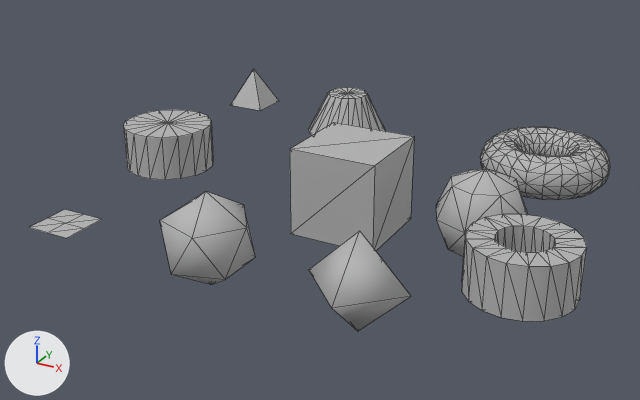
The glTF model samples/primitives/Primitives.glb: old version first, new version second.
Camera for both pictures: a 50 mm camera at (2.054, -4.112, 1.922) aimed at (-0.14, -0.122, -0.073). Lighting does not change. The marker at lower left points along +X, +Y and +Z. Mesh edges are drawn as thin lines. Where no turn or scale is listed for an object, it has been applied to the vertices. Vertices at the same position are counted once.

Before the edit, the objects in view are built like this:
```python
ob_box001 = bpy.data.objects.new('Box001', me_box001)
ob_box001.location = (0.0, 0.0, 0.0)
ob_cone001 = bpy.data.objects.new('Cone001', me_cone001)
ob_cone001.location = (-0.452, 0.814, 0.0)
ob_cylinder001 = bpy.data.objects.new('Cylinder001', me_cylinder001)
ob_cylinder001.location = (-1.098, -0.224, 0.0)
ob_icosasphere = bpy.data.objects.new('IcosaSphere', me_icosasphere)
ob_icosasphere.location = (-0.309, -0.949, 0.0)
ob_plane001 = bpy.data.objects.new('Plane001', me_plane001)
ob_plane001.location = (-1.051, -1.149, 0.0)
ob_pyramid001 = bpy.data.objects.new('Pyramid001', me_pyramid001)
ob_pyramid001.location = (-1.302, 1.023, 0.0)
ob_sphere001 = bpy.data.objects.new('Sphere001', me_sphere001)
ob_sphere001.location = (0.767, -0.026, 0.0)
ob_torus001 = bpy.data.objects.new('Torus001', me_torus001)
ob_torus001.location = (0.84, 0.879, 0.0)
ob_tube001 = bpy.data.objects.new('Tube001', me_tube001)
ob_tube001.location = (1.181, -0.715, 0.0)
# also in view: 'OctaSphere' at (0.53, -0.987, 0.0)
```
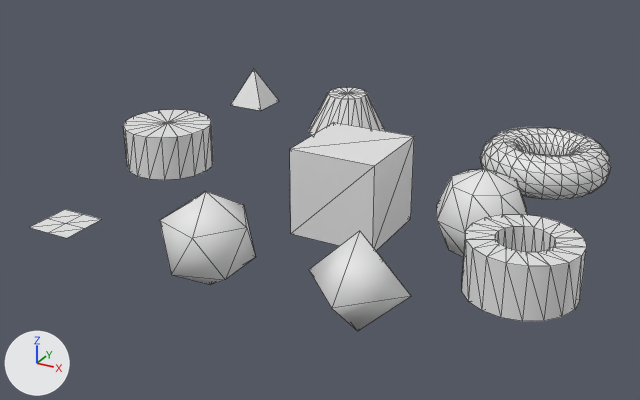
Where the newer file only moved an object's origin or applied its transform, the numbers keep the older frame.

Diff of the bpy script that builds the scene:
```diff
--- a/samples/primitives/Primitives.glb.py
+++ b/samples/primitives/Primitives.glb.py
@@ me_box001 @@
 me_box001.from_pydata(...)  # 8 vertices, 12 faces; spans x -0.254..0.254, y -0.254..0.254, z -0.254..0.254
+# me_box001 part 1: 12 faces spanning x -0.254..0.254, y -0.254..0.254, z -0.254..0.254 switch from mat_defaultmaterial (grey #bcbcbc) to no material
@@ me_sphere001 @@
 me_sphere001.from_pydata(...)  # 26 vertices, 48 faces; spans x -0.254..0.254, y -0.254..0.254, z -0.254..0.254
+# me_sphere001 part 2
+# 16 faces are deleted
+# 16 new faces join them
+# me_sphere001 part 3: 32 faces spanning x -0.254..0.254, y -0.254..0.254, z -0.254..0.254 switch from mat_defaultmaterial (grey #bcbcbc) to no material
@@ me_icosasphere @@
 me_icosasphere.from_pydata(...)  # 12 vertices, 20 faces; spans x -0.227..0.227, y -0.216..0.216, z -0.254..0.254
+# me_icosasphere part 4: 20 faces spanning x -0.227..0.227, y -0.216..0.216, z -0.254..0.254 switch from mat_defaultmaterial (grey #bcbcbc) to no material
@@ me_cylinder001 @@
 me_cylinder001.from_pydata(...)  # 38 vertices, 72 faces; spans x -0.254..0.254, y -0.25..0.25, z 0.0..0.254
+# me_cylinder001 part 5: 72 faces spanning x -0.254..0.254, y -0.25..0.25, z 0.0..0.254 switch from mat_defaultmaterial (grey #bcbcbc) to no material
@@ me_tube001 @@
 me_tube001.from_pydata(...)  # 72 vertices, 144 faces; spans x -0.25..0.25, y -0.254..0.254, z 0.0..0.254
+# me_tube001 part 6: 108 faces spanning x -0.25..0.25, y -0.254..0.254, z 0.0..0.254 switch from mat_defaultmaterial (grey #bcbcbc) to no material
@@ me_torus001 @@
 me_torus001.from_pydata(...)  # 288 vertices, 576 faces; spans x -0.381..0.381, y -0.381..0.381, z -0.127..0.127
+# me_torus001 part 7
+# 294 faces are deleted
+# 294 new faces join them
+# me_torus001 part 8: 282 faces spanning x -0.381..0.381, y -0.381..0.381, z -0.127..0.127 switch from mat_defaultmaterial (grey #bcbcbc) to no material
@@ me_cone001 @@
 me_cone001.from_pydata(...)  # 38 vertices, 72 faces; spans x -0.254..0.254, y -0.25..0.25, z 0.0..0.254
+# me_cone001 part 9: 72 faces spanning x -0.254..0.254, y -0.25..0.25, z 0.0..0.254 switch from mat_defaultmaterial (grey #bcbcbc) to no material
@@ me_pyramid001 @@
 me_pyramid001.from_pydata(...)  # 6 vertices, 8 faces; spans x -0.127..0.127, y -0.127..0.127, z 0.0..0.254
+# me_pyramid001 part 10: 8 faces spanning x -0.127..0.127, y -0.127..0.127, z 0.0..0.254 switch from mat_defaultmaterial (grey #bcbcbc) to no material
@@ me_plane001 @@
 me_plane001.from_pydata(...)  # 9 vertices, 8 faces; spans x -0.127..0.127, y -0.127..0.127, z 0.0
+# me_plane001 part 11: 8 faces spanning x -0.127..0.127, y -0.127..0.127, z 0.0 switch from mat_defaultmaterial (grey #bcbcbc) to no material
```

Location of each change, [x1, y1, x2, y2] in pixels of the pictures (640 x 400 px; the box of a moved part takes in the faces that stretch with it):
part 1 of me_box001, recoloured
    both: [290, 122, 414, 250]
part 2 of me_sphere001, moved or reshaped
    both: [436, 176, 527, 257]
part 3 of me_sphere001, recoloured (grey to white)
    both: [437, 169, 527, 233]
part 4 of me_icosasphere, recoloured (grey to white)
    both: [160, 191, 255, 284]
part 5 of me_cylinder001, recoloured
    both: [123, 110, 213, 180]
part 6 of me_tube001, recoloured
    both: [462, 214, 587, 321]
part 7 of me_torus001, moved or reshaped
    both: [480, 127, 611, 200]
part 8 of me_torus001, recoloured (grey to white)
    both: [481, 127, 609, 200]
part 9 of me_cone001, recoloured (grey to white)
    both: [309, 88, 385, 135]
part 10 of me_pyramid001, recoloured (grey to white)
    both: [231, 69, 279, 111]
part 11 of me_plane001, recoloured (grey to white)
    both: [29, 209, 101, 238]
